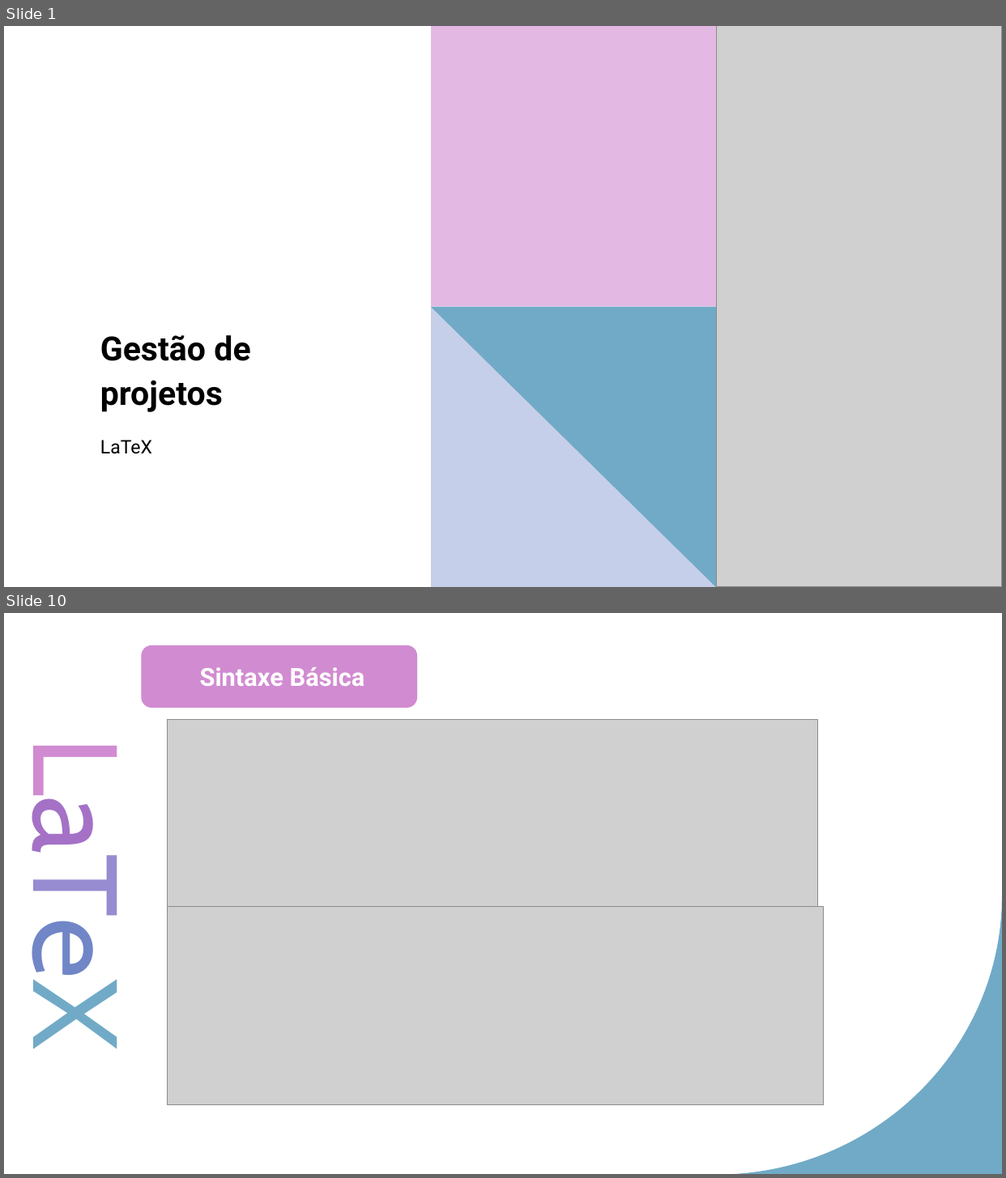
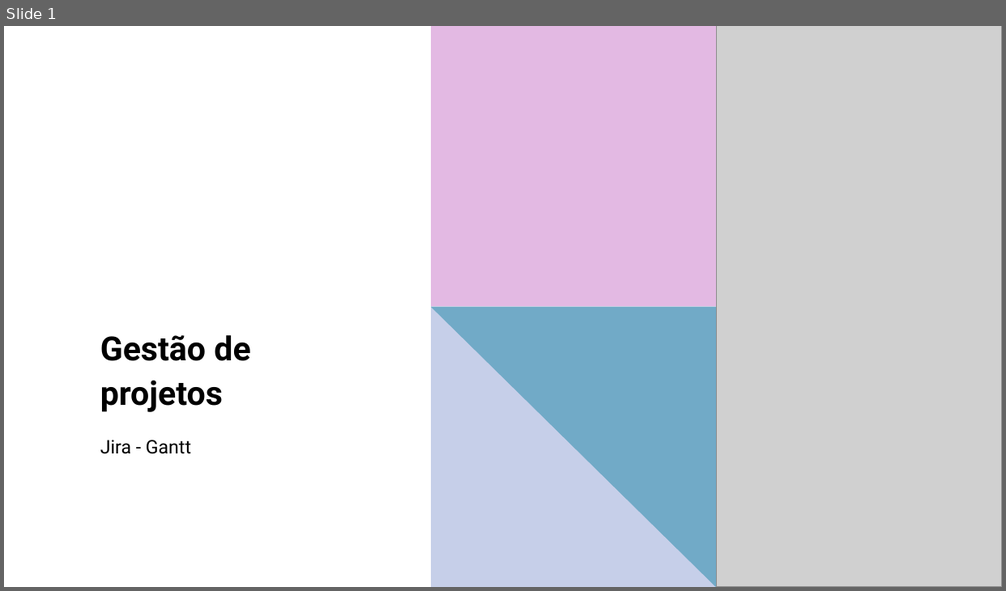
Before and after one commit to LeonardoRaiz/FATEC, a slide deck: Gestao de Projetos/PPT/Aula 04/Aula 04.pptx. Shown one above the other, each under a label of ours: slides 1 and 10 before the commit, slide 1 after it; the slides between them are not shown. The pictures are 1006x1178 and 1006x591 pixels, drawn with LibreOffice and Linux fonts; fonts in the diff are those of the drawing; grey boxes stand for pictures. Boxes give left, top, right and bottom in pixels: in the first picture for what was removed or moved away, otherwise in the second. Text is boxed around its words. In the diff, an @@ line names an element or a change of style, - is before the commit and + after.

```diff
--- a/Gestao de Projetos/PPT/Aula 04/Aula 04.pptx
+++ b/Gestao de Projetos/PPT/Aula 04/Aula 04.pptx
@@ slide 10 removed at bbox=[4, 613, 1002, 1174], background #FFFFFF; not listed: 1 template element that a slide beside it also shows @@
@@ rounded rectangle removed at bbox=[141, 645, 417, 707] @@
-Sintaxe Básica
@@ picture removed at bbox=[168, 720, 819, 948] @@
@@ text removed at bbox=[4, 768, 148, 1041] @@
-LaTeX
@@ picture removed at bbox=[168, 906, 824, 1105] @@
@@ slide 1 changed as well @@
@@ subtitle at bbox=[100, 440, 191, 454]: text changed @@
-LaTeX
+Jira - Gantt
```
Also in this commit, not shown: 13 other slides removed.
